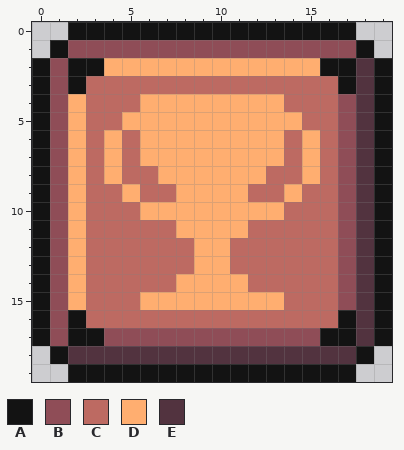
File history of a pixel-art sprite, ZMIND/Assets/Sprites/UI_Buttons/Icon/Leaderboard/A_Leaderboard1.png. Above: the version before the commit.
The file is 20x20 pixels. Colours within 5 levels of each other are drawn and written as one.
Palette (. is transparent): A #131313  B #8f4d57  C #bd6a62  D #ffae70  E #52333f
Pixels before, first column x 0:
 0 ..AAAAAAAAAAAAAAAA..
 1 .ABBBBBBBBBBBBBBBBA.
 2 ABAADDDDDDDDDDDDAAEA
 3 ABACCCCCCCCCCCCCCAEA
 4 ABDCCCDDDDDDDDCCCBEA
 5 ABDCCDDDDDDDDDDCCBEA
 6 ABDCDCDDDDDDDDCDCBEA
 7 ABDCDCDDDDDDDDCDCBEA
 8 ABDCDCCDDDDDDCCDCBEA
 9 ABDCCDCCDDDDCCDCCBEA
10 ABDCCCDDDDDDDDCCCBEA
11 ABDCCCCCDDDDCCCCCBEA
12 ABDCCCCCCDDCCCCCCBEA
13 ABDCCCCCCDDCCCCCCBEA
14 ABDCCCCCDDDDCCCCCBEA
15 ABDCCCDDDDDDDDCCCBEA
16 ABACCCCCCCCCCCCCCAEA
17 ABAABBBBBBBBBBBBAAEA
18 .AEEEEEEEEEEEEEEEEA.
19 ..AAAAAAAAAAAAAAAA..
New version:
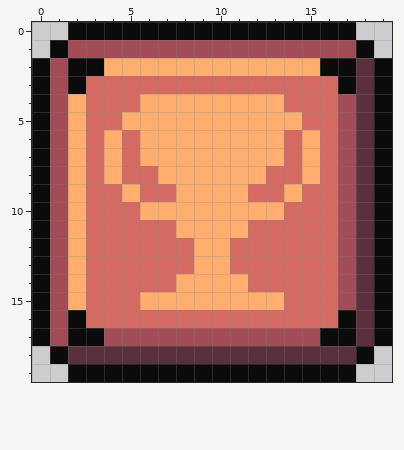
From old to new:
colour A: #131313 -> #0b0b0b
colour B: #8f4d57 -> #a24c57
colour C: #bd6a62 -> #d56a62
colour E: #52333f -> #5b303d
Where, in picture pixels (left, top, right, bottom), the same in both pictures:
changed: (32, 22, 392, 382)
